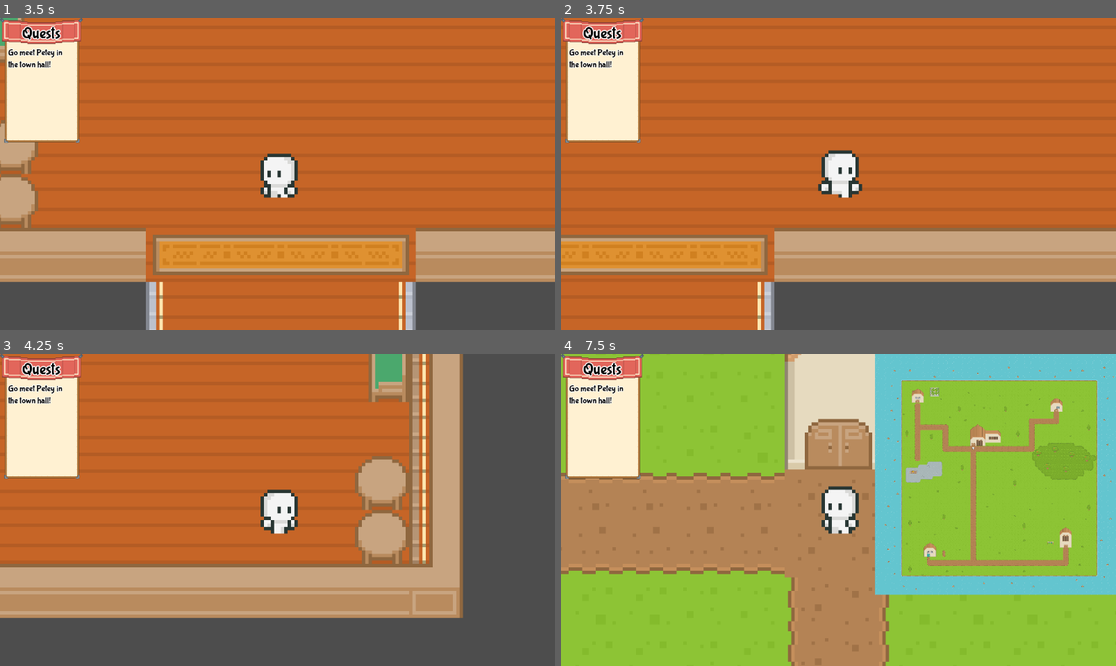
Above: before the commit, frames 1-4 (two rows, left to right).
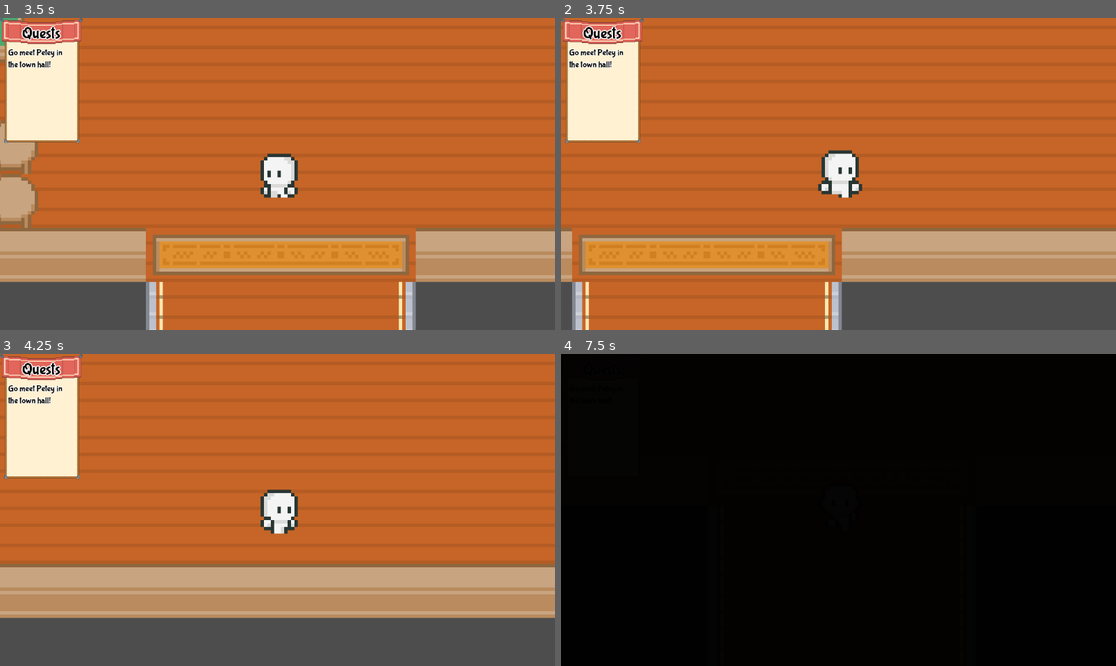
Above: after the commit, the same moments.

Repository: LKenny26/Buddyville
Game: Godot game, scene res://scenes/start.tscn
Same seed, same stepped clock (60 frames per second), same inputs: the game is played once before the commit and once after it.
Inputs (mouse positions are in pixels of both pictures, inside the frame that each line leads up to):
- Up to frame 1 (3.5 s): click "Play!" at 0.5 s; click "Play!" at 1.25 s; drag from (277, 99) to (360, 139) at 2.02 s; drag from (360, 139) to (277, 99) at 2.77 s
- Up to frame 2 (3.75 s): move the mouse to (894, 105) at 3.52 s; hold Right (Right) from 3.53 s (still down); hold Shift (Run) from 3.53 s (still down); tap Space (Next) at 3.6 s
- Up to frame 3 (4.25 s): keep holding Right (Right); keep holding Shift (Run)
- Up to frame 4 (7.5 s): release Right (Right) at 4.25 s; release Shift (Run) at 4.25 s; drag from (810, 572) to (672, 463) at 4.27 s; tap Enter at 5 s; move the mouse to (1005, 556) at 5.02 s; hold Left (Left) 5.03-5.75 s; hold Shift (Run) 5.03-5.75 s; drag from (672, 463) to (838, 510) at 5.77 s; tap Space (Next) at 6.5, 6.6 s; move the mouse to (866, 510) at 6.52 s; hold Down (Down) 6.53-7.25 s; hold Shift (Run) 6.53-7.25 s; click (866, 510) at 6.67 s; drag from (755, 432) to (838, 510) at 7.27 s

Frame 1 is identical in both runs. In frame 2, 5.8% of the frame differs, in the area x 0-51%, y 67-100%; in frame 3, 24%; in frame 4, 100%, in the area x 0-100%, y 0-100%.

Commit message:
speed change

Diff:
--- a/buddyville/scripts/player.gd
+++ b/buddyville/scripts/player.gd
@@ -51,7 +51,7 @@
 
 		if Input.is_action_pressed("Run"):
 			run = true
-			speed = 300
+			speed = 200
 		else:
 			run = false
 			speed = 150
Not shown: 1 places in buddyville/scenes/Monkey.tscn that only renumber resources
Not shown: 1 places in buddyville/scenes/dialogue_hud.tscn that only renumber resources
Not shown: 1 places in buddyville/scenes/main.tscn that only renumber resources
Not shown: 1 places in buddyville/scenes/map.tscn that only renumber resources
Not shown: 1 places in buddyville/scenes/player.tscn that only renumber resources
